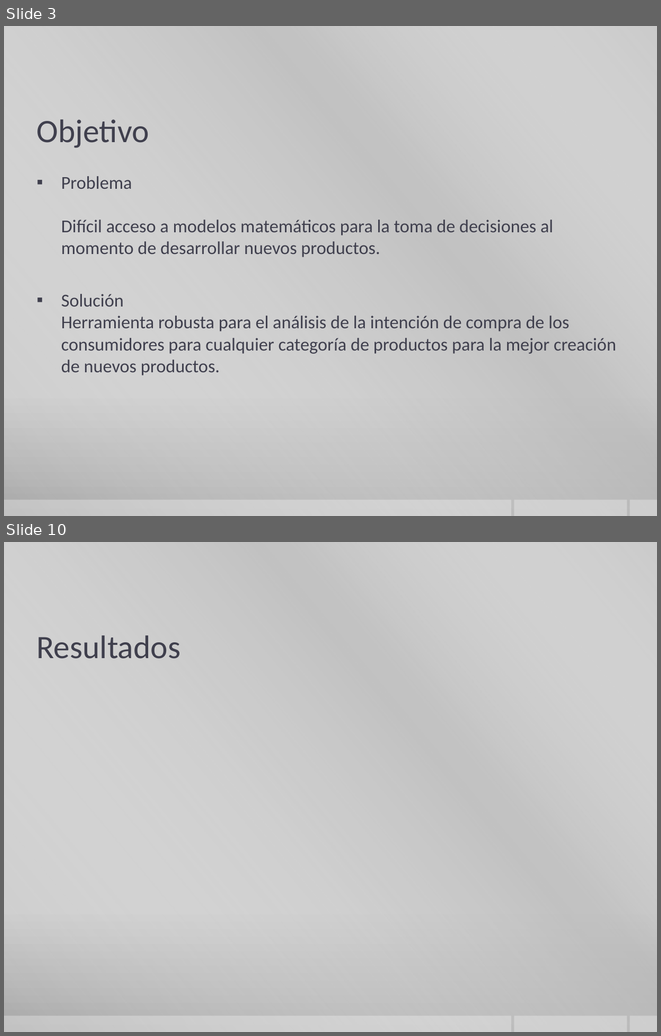
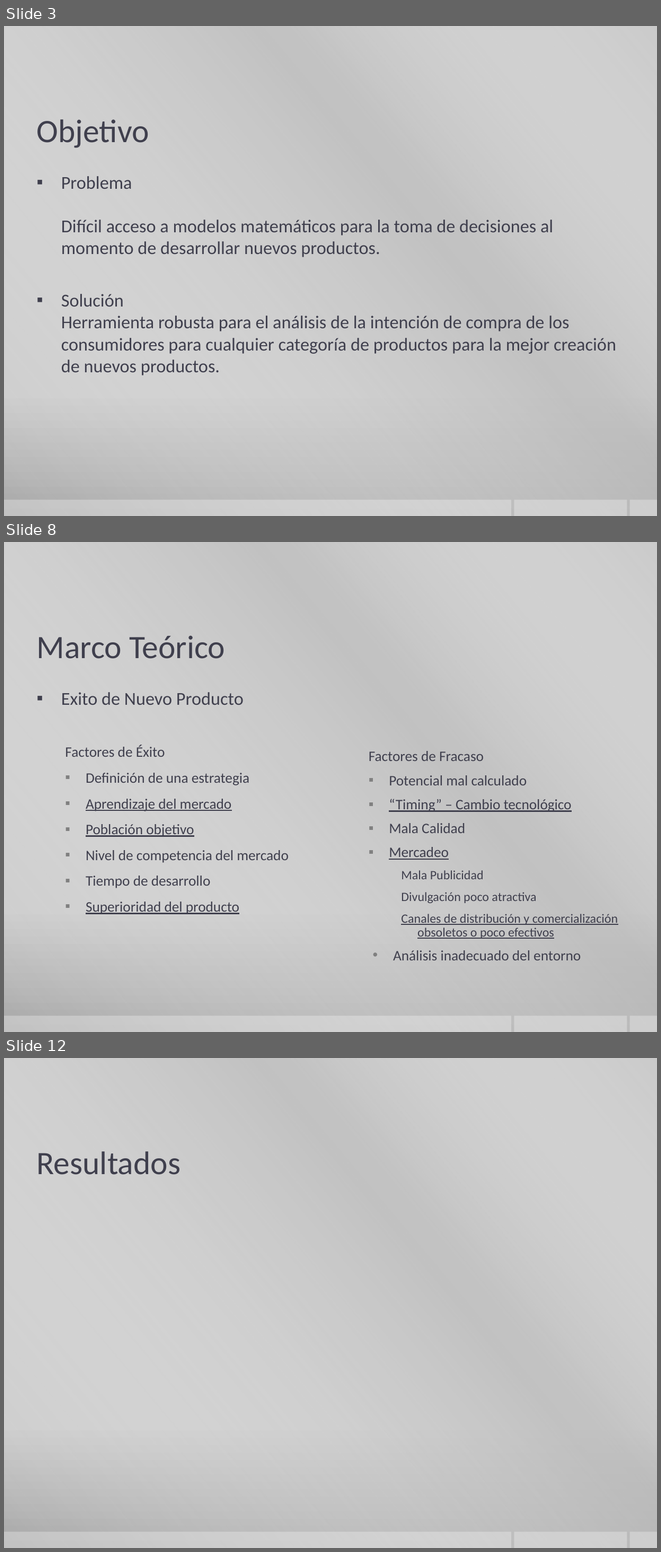
Before and after one commit to juancamilo87/segmart, a slide deck: SegMart/docs/Presentación Sustentación.pptx. Shown one above the other, each under a label of ours: slides 3 and 10 before the commit, slides 3, 8 and 12 after it; the slides between them are not shown. The pictures are 661x1036 and 661x1552 pixels, drawn with LibreOffice and Linux fonts; fonts in the diff are those of the drawing; background and template pictures are left out. Boxes give left, top, right and bottom in pixels: in the first picture for what was removed or moved away, otherwise in the second. Text is boxed around its words. In the diff, an @@ line names an element or a change of style, - is before the commit and + after.

```diff
--- a/SegMart/docs/Presentación Sustentación.pptx
+++ b/SegMart/docs/Presentación Sustentación.pptx
@@ slide 8 added at bbox=[4, 542, 657, 1032], background gradient #CBCBCB to #C8C8C8 to #A7A7A7; not listed: 4 template elements that a slide beside it also shows @@
@@ title added at bbox=[37, 635, 225, 659], 36 pt, text #3F3F4D @@
+Marco Teórico
@@ text added at bbox=[61, 692, 289, 914], 16 pt, text #3F3F4D @@
+▪ Exito de Nuevo Producto
+  Factores de Éxito
+  ▪ Definición de una estrategia
+  ▪ Aprendizaje del mercado
+  ▪ Población objetivo
+  ▪ Nivel de competencia del mercado
+  ▪ Tiempo de desarrollo
+  ▪ Superioridad del producto
@@ text added at bbox=[369, 751, 618, 960], 16 pt, text #3F3F4D @@
+  Factores de Fracaso
+  ▪ Potencial mal calculado
+  ▪ “Timing” – Cambio tecnológico
+  ▪ Mala Calidad
+  ▪ Mercadeo
+    Mala Publicidad
+    Divulgación poco atractiva
+    Canales de distribución y comercialización obsoletos o poco efectivos
+  • Análisis inadecuado del entorno
@@ what was slide 10 is now slide 12 @@
```
Also in this commit, not shown: 5 slides changed, 4 other slides added, 2 slides removed.
